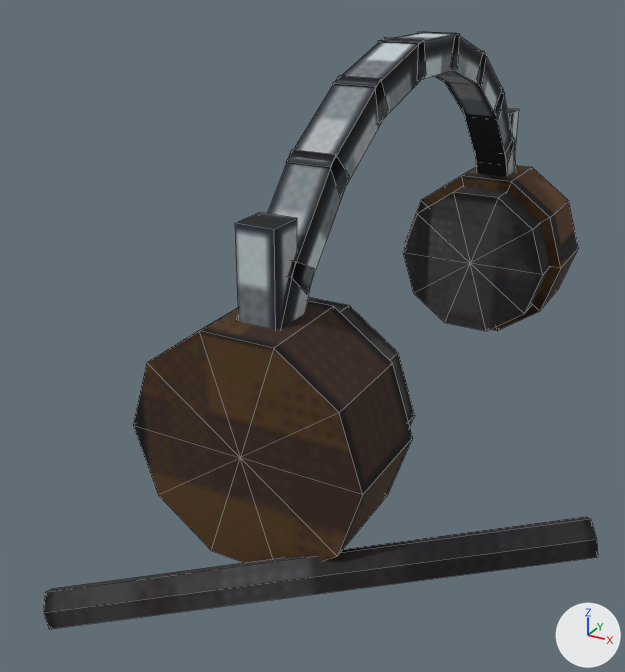
One commit to the FBX model exports/SM_Headphones_01.fbx: the scene before it, then after it.
The view is the same before and after, from a 50 mm camera at (0.099, -0.246, 0.14) aimed at (-0.012, -0.043, 0.039). Arrows for +X, +Y and +Z are at lower right; the lights stay in place. The older version comes first. Mesh edges are drawn as thin lines.

In view in the first picture: 'SM_Headphones_01'.
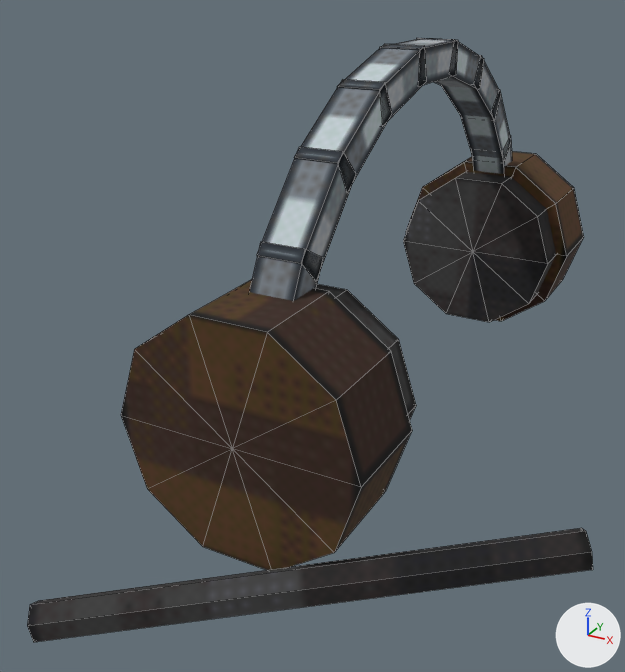
The change, as a list of edits to the scene's bpy script:
```text
Change me_sm_headphones_01:
    used by ob_sm_headphones_01; location = (0.0, 0.0, 0.0)
    remove me_sm_headphones_01.from_pydata(...)  # 190 vertices, 204 faces; spans x -0.039..0.079, y -0.134..0.1, z -0.01..0.119
    add me_sm_headphones_01.from_pydata(...)  # 190 vertices, 204 faces; spans x -0.039..0.079, y -0.139..0.103, z -0.01..0.117
    me_sm_headphones_01 part 1: the loose piece of 8 vertices spanning x -0.006..0.006, y -0.098..-0.075, z 0.043..0.077 is turned 14 degrees about the x axis through its middle and scaled by 0.95, then moved by (0.0, -0.004, -0.021)
    me_sm_headphones_01 part 2: the loose piece of 8 vertices spanning x -0.006..0.006, y -0.086..-0.057, z 0.067..0.097 is turned 14.4 degrees about the x axis through its middle and scaled by 0.95, then moved by (0.0, -0.01, -0.019)
    me_sm_headphones_01 part 3: the loose piece of 8 vertices spanning x -0.006..0.006, y -0.067..-0.034, z 0.086..0.112 is turned 14.8 degrees about the x axis through its middle and scaled by 0.95, then moved by (0.0, -0.016, -0.016)
    me_sm_headphones_01 part 4: the loose piece of 8 vertices spanning x -0.006..0.006, y -0.043..-0.01, z 0.101..0.119 is turned 15.2 degrees about the x axis through its middle and scaled by 0.95, then moved by (0.0, -0.021, -0.011)
    me_sm_headphones_01 part 5: the loose piece of 8 vertices spanning x -0.006..0.006, y -0.016..0.016, z 0.109..0.119 is turned 15.6 degrees about the x axis through its middle and scaled by 0.95, then moved by (0.0, -0.025, -0.005)
    me_sm_headphones_01 part 6: a new loose piece, a box spanning x -0.006..0.006, y -0.015..0.015, z 0.107..0.117, in mat_mi_sm_headphones_01 (picture img_sm_headphones_01_d_png)
    me_sm_headphones_01 part 7: the loose piece of 8 vertices spanning x -0.006..0.006, y 0.01..0.043, z 0.101..0.119 is scaled about its middle by (1, 0.94, 0.962), then moved by (0.0, -0.002, -0.001)
    me_sm_headphones_01 part 8: the loose piece of 8 vertices spanning x -0.006..0.006, y 0.034..0.067, z 0.086..0.112 is scaled about its middle by (1, 0.947, 0.935), then moved by (0.0, -0.003, 0.0)
    me_sm_headphones_01 part 9: the loose piece of 8 vertices spanning x -0.006..0.006, y 0.057..0.086, z 0.067..0.097 is moved by (0.0, -0.004, 0.001)
    me_sm_headphones_01 part 10: the loose piece of 8 vertices spanning x -0.006..0.006, y 0.075..0.098, z 0.043..0.077 is scaled about its middle by (1, 0.989, 0.927), then moved by (0.0, -0.004, 0.003)
    me_sm_headphones_01 part 11: the loose piece of 22 vertices spanning x -0.032..0.032, y -0.1..-0.072, z 0.002..0.062 is moved by (0.0, -0.003, 0.004)
    me_sm_headphones_01 part 12: the loose piece of 22 vertices spanning x -0.028..0.028, y -0.075..-0.061, z 0.005..0.059 is moved by (0.0, -0.002, 0.004)
    me_sm_headphones_01 part 13: the loose piece of 22 vertices spanning x -0.032..0.032, y 0.072..0.1, z 0.002..0.062 is moved by (0.0, 0.003, 0.004)
    me_sm_headphones_01 part 14: the loose piece of 22 vertices spanning x -0.028..0.028, y 0.061..0.075, z 0.005..0.059 is moved by (0.0, 0.002, 0.004)
    me_sm_headphones_01 part 15: the loose piece of 14 vertices spanning x -0.039..0.079, y -0.134..-0.066, z -0.01..0.022 is moved by (0.0, -0.005, 0.0)
    me_sm_headphones_01 part 16: the loose piece of 8 vertices spanning x -0.005..0.005, y 0.081..0.091, z 0.052..0.086 is deleted
    me_sm_headphones_01 part 17: the loose piece of 8 vertices spanning x -0.005..0.005, y -0.091..-0.081, z 0.052..0.086 is deleted
    other edits to the shape of me_sm_headphones_01 do not show in these pictures
```

Changed parts and their boxes (x1, y1, x2, y2) in the pictures (625 x 672 px; the box of a moved part takes in the faces that stretch with it):
'SM_Headphones_01', reshaped
    before: (43, 31, 598, 629)
    after: (27, 38, 593, 642)
part 1 of me_sm_headphones_01, moved or reshaped (not visible afterwards)
    before: (237, 261, 315, 329)
part 2 of me_sm_headphones_01, moved or reshaped
    before: (268, 150, 348, 293)
    after: (250, 242, 323, 301)
part 3 of me_sm_headphones_01, moved or reshaped
    before: (286, 76, 389, 196)
    after: (257, 147, 355, 281)
part 4 of me_sm_headphones_01, moved or reshaped
    before: (333, 38, 426, 123)
    after: (294, 79, 392, 193)
part 5 of me_sm_headphones_01, moved or reshaped
    before: (378, 33, 460, 80)
    after: (337, 44, 426, 125)
part 6 of me_sm_headphones_01, added
    after: (380, 39, 458, 87)
part 7 of me_sm_headphones_01, moved or reshaped
    before: (418, 31, 487, 86)
    after: (417, 38, 484, 90)
part 8 of me_sm_headphones_01, moved or reshaped
    before: (445, 51, 505, 119)
    after: (442, 55, 499, 119)
part 9 of me_sm_headphones_01, moved or reshaped
    before: (464, 88, 514, 165)
    after: (460, 89, 511, 161)
part 10 of me_sm_headphones_01, moved or reshaped
    before: (475, 138, 515, 177)
    after: (472, 135, 512, 174)
part 11 of me_sm_headphones_01, moved or reshaped
    before: (133, 301, 413, 563)
    after: (121, 280, 412, 570)
part 12 of me_sm_headphones_01, moved or reshaped
    before: (308, 297, 415, 426)
    after: (316, 284, 416, 419)
part 13 of me_sm_headphones_01, moved or reshaped
    before: (405, 165, 578, 331)
    after: (406, 151, 584, 321)
part 14 of me_sm_headphones_01, moved or reshaped
    before: (403, 186, 550, 331)
    after: (403, 172, 556, 322)
part 15 of me_sm_headphones_01, moved or reshaped
    before: (43, 517, 598, 629)
    after: (27, 528, 593, 642)
part 16 of me_sm_headphones_01, deleted
    before: (507, 109, 519, 154)
part 17 of me_sm_headphones_01, deleted
    before: (235, 212, 297, 329)
